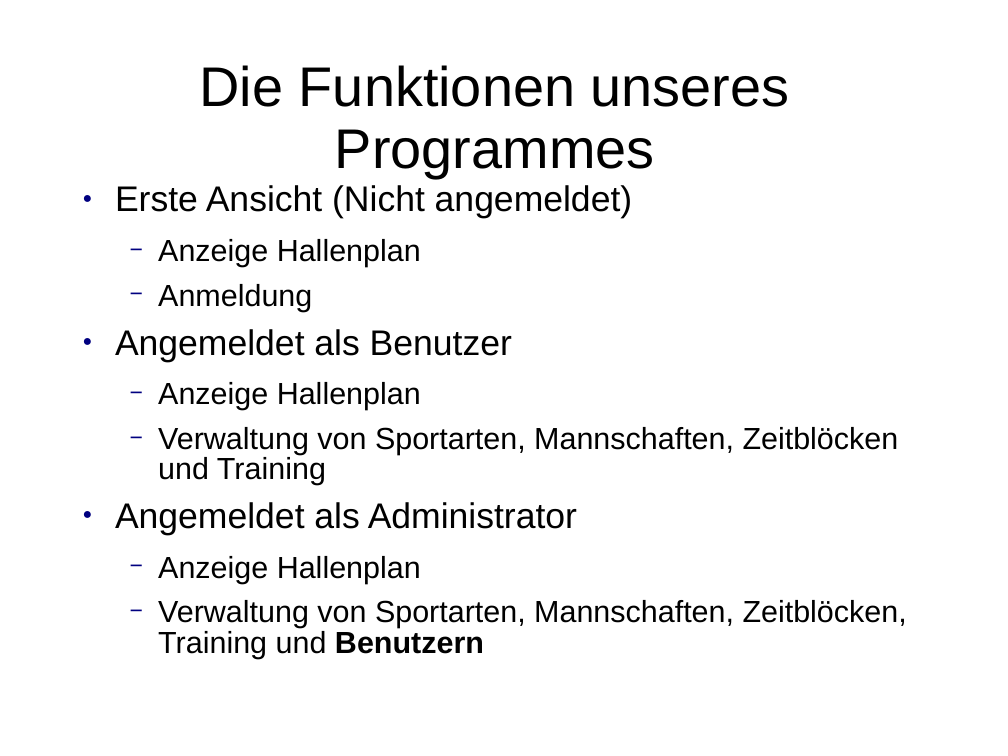
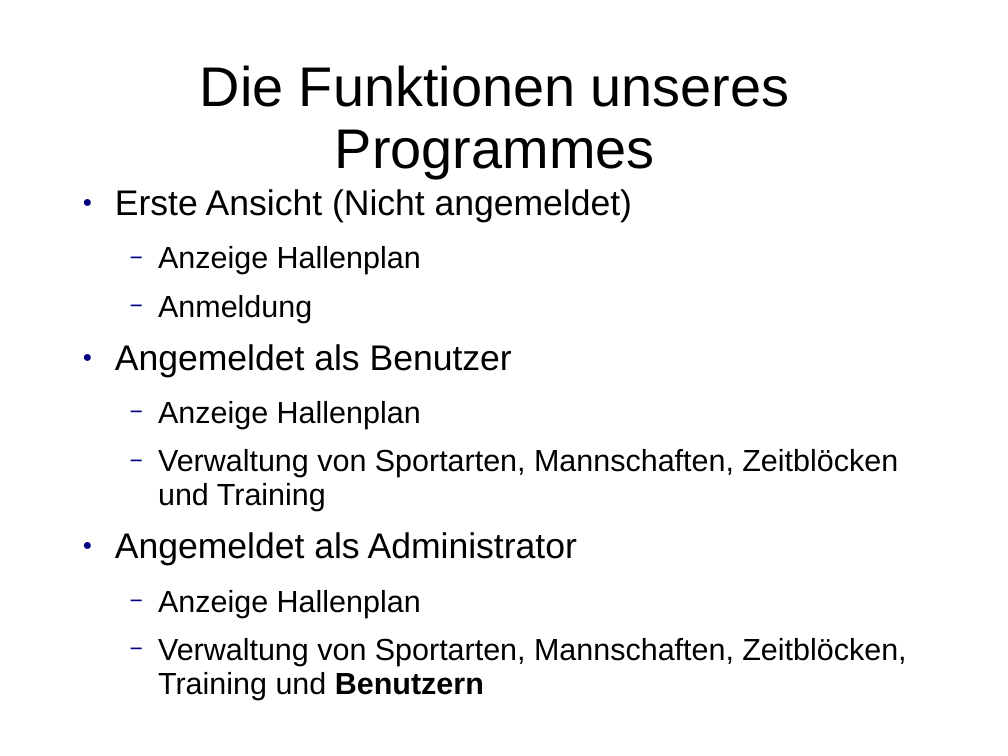
Before and after one commit to ShaniaAllhusen/Mittelstufenprojekt, a slide deck: slide 9 of Projekt-Präsentation.ppt (slide 8 before the commit). Drawn at 1008x756 pixels with LibreOffice and Linux fonts; fonts in the diff are those of the drawing. Boxes give left, top, right and bottom in pixels: in the first picture for what was removed or moved away, otherwise in the second. Text is boxed around its words. In the diff, an @@ line names an element or a change of style, - is before the commit and + after.

```diff
--- a/Projekt-Präsentation.ppt
+++ b/Projekt-Präsentation.ppt
@@ text "Erste Ansicht (Nicht angemeldet)" at bbox=[115, 189, 906, 700]: line spacing 0.83 to 0.93 @@
```
Also in this commit, not shown: 5 other slides changed, 13 slides added, 12 slides removed.
